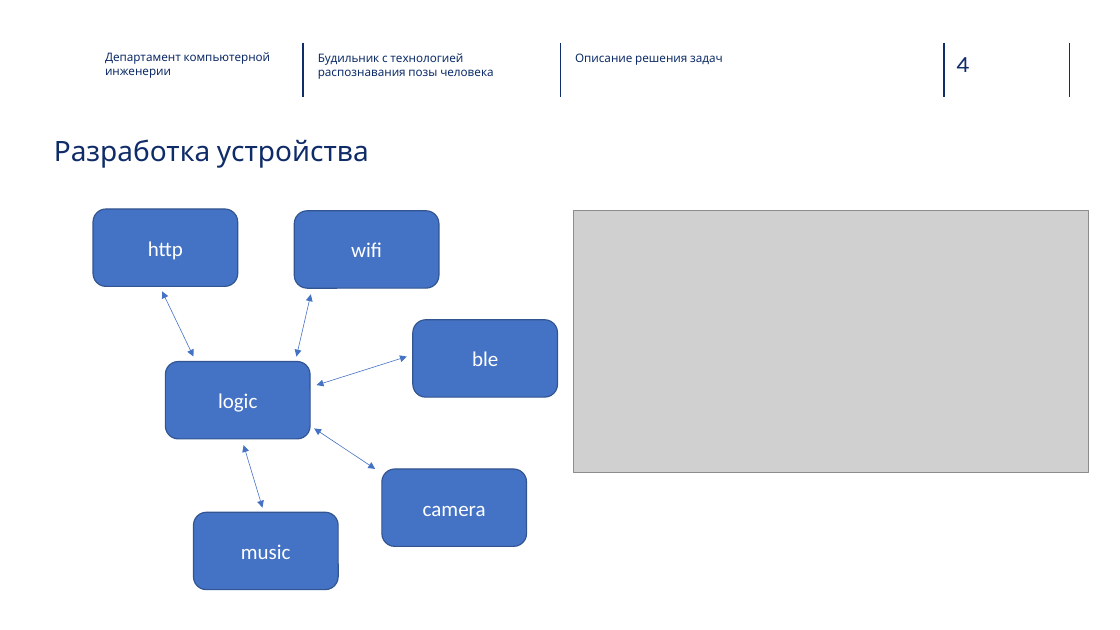
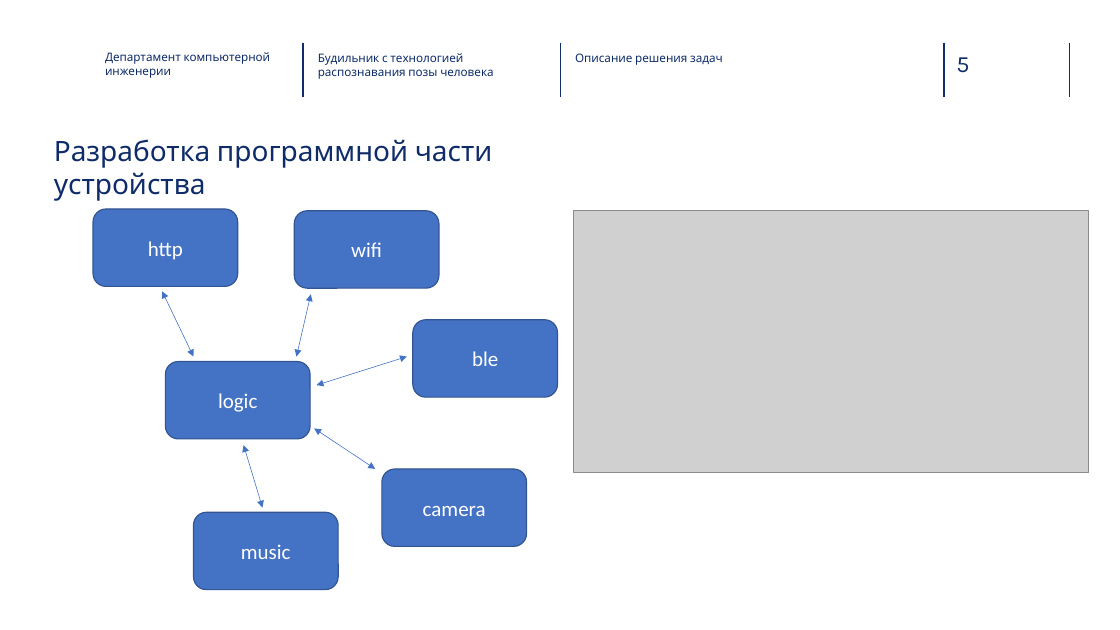
Before and after one commit to SynKolbasyn/alarm_clock, a slide deck: slide 5 of docs/alarm_clock.pptx (slide 4 before the commit). Drawn at 1120x630 pixels with LibreOffice and Linux fonts; fonts in the diff are those of the drawing; grey boxes stand for pictures; background and template pictures are left out. Boxes give left, top, right and bottom in pixels: in the first picture for what was removed or moved away, otherwise in the second. Text is boxed around its words. In the diff, an @@ line names an element or a change of style, - is before the commit and + after.

```diff
--- a/docs/alarm_clock.pptx
+++ b/docs/alarm_clock.pptx
@@ page number at (x1=956, y1=57, x2=969, y2=73): text changed @@
-4
+5
@@ title at (x1=54, y1=139, x2=493, y2=201): text changed @@
-Разработка устройства
+Разработка программной части устройства
```
Also in this commit, not shown: 2 other slides changed, 1 slide added.
